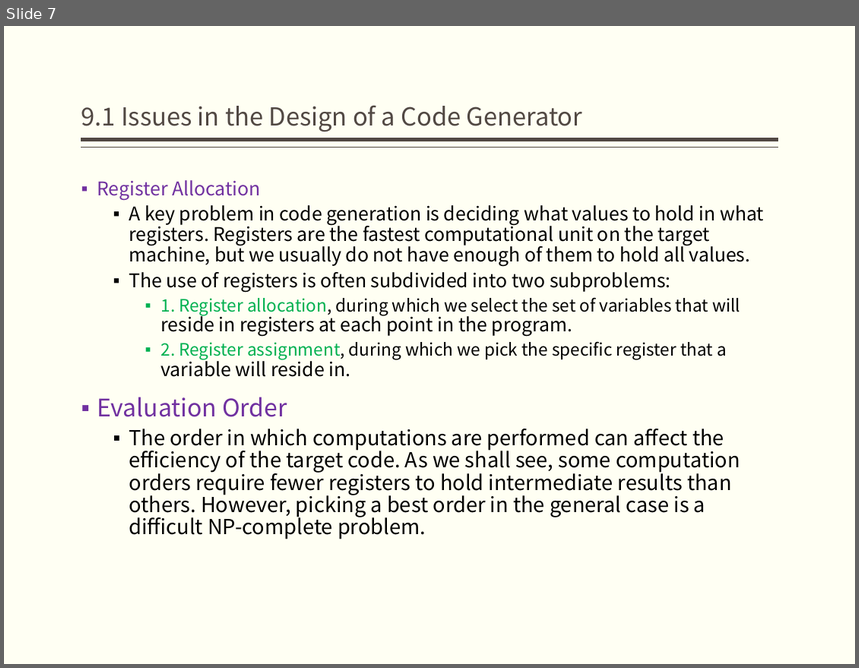
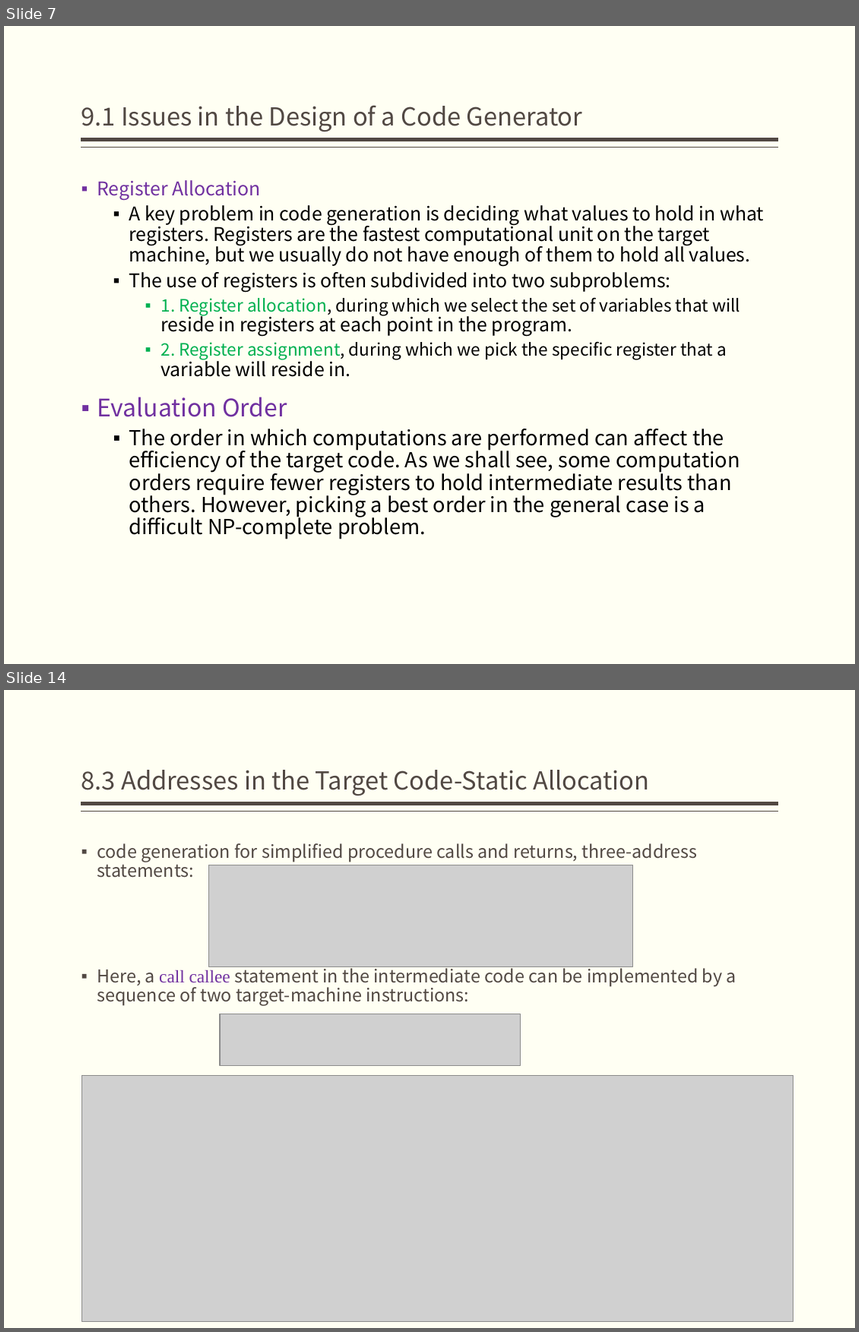
Before and after one commit to jz81/jz81.github.io, a slide deck: course/compiler/lecture/(Spring2020)Lecture9.pptx. Shown one above the other, each under a label of ours: slide 7 before the commit, slides 7 and 14 after it; the slides between them are not shown. The pictures are 859x668 and 859x1332 pixels, drawn with LibreOffice and Linux fonts; fonts in the diff are those of the drawing; grey boxes stand for pictures. Boxes give left, top, right and bottom in pixels: in the first picture for what was removed or moved away, otherwise in the second. Text is boxed around its words. In the diff, an @@ line names an element or a change of style, - is before the commit and + after.

```diff
--- a/course/compiler/lecture/(Spring2020)Lecture9.pptx
+++ b/course/compiler/lecture/(Spring2020)Lecture9.pptx
@@ slide 14 added at bbox=[4, 690, 855, 1328], background #FFFFF3; not listed: 2 template elements that a slide beside it also shows @@
@@ title added at bbox=[82, 770, 649, 796], 21 pt, text #514843 @@
+8.3 Addresses in the Target Code-Static Allocation
@@ text added at bbox=[97, 844, 736, 1006], 15 pt, text #514843 @@
+▪ code generation for simplified procedure calls and returns, three-address statements:
+▪ Here, a call callee statement in the intermediate code can be implemented by a sequence of two target-machine instructions:
@@ picture added at bbox=[209, 866, 633, 967] @@
@@ picture added at bbox=[220, 1015, 521, 1066] @@
@@ picture added at bbox=[82, 1075, 793, 1322] @@
```
Also in this commit, not shown: 1 slide changed, 7 other slides added.
